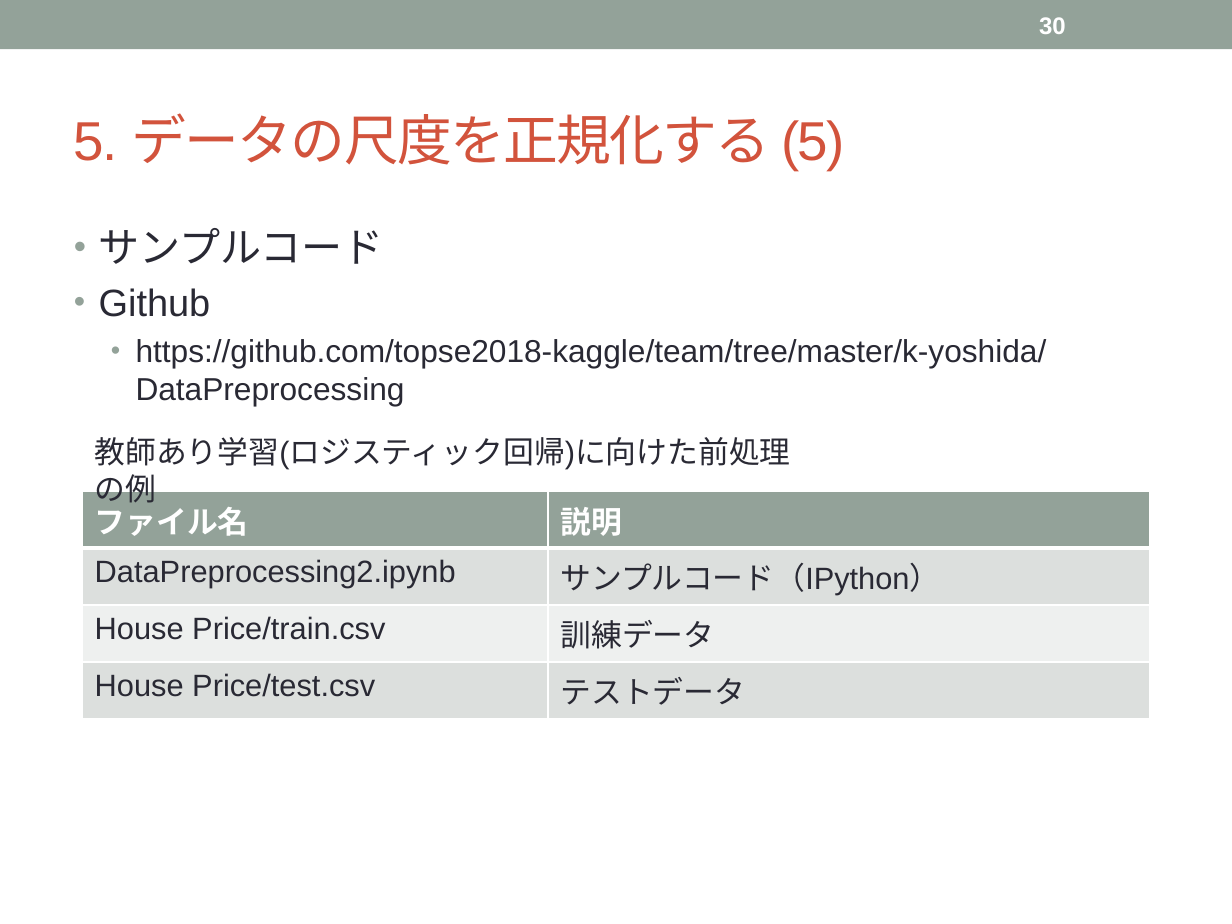
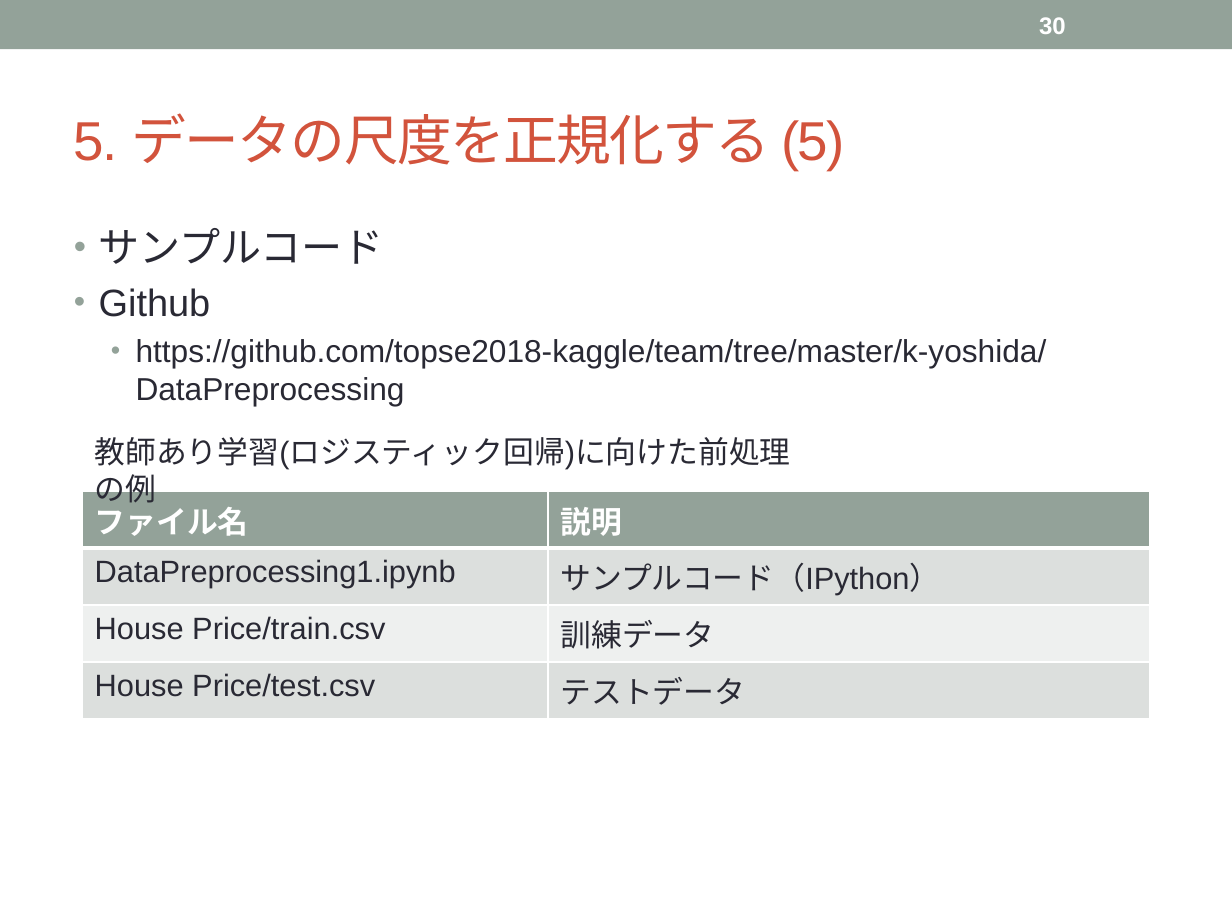
Before and after one commit to topse2018-kaggle/team, a slide deck: slide 30 of k-yoshida/Data Preprocessing.pptx. Drawn at 1232x924 pixels with LibreOffice and Linux fonts; fonts in the diff are those of the drawing. Boxes give left, top, right and bottom in pixels: in the first picture for what was removed or moved away, otherwise in the second. Text is boxed around its words. In the diff, an @@ line names an element or a change of style, - is before the commit and + after.

```diff
--- a/k-yoshida/Data Preprocessing.pptx
+++ b/k-yoshida/Data Preprocessing.pptx
@@ table at (x1=83, y1=492, x2=1149, y2=709) @@
-row 2, column 1: DataPreprocessing2.ipynb
+row 2, column 1: DataPreprocessing1.ipynb
```
Also in this commit, not shown: 1 other slide changed.
